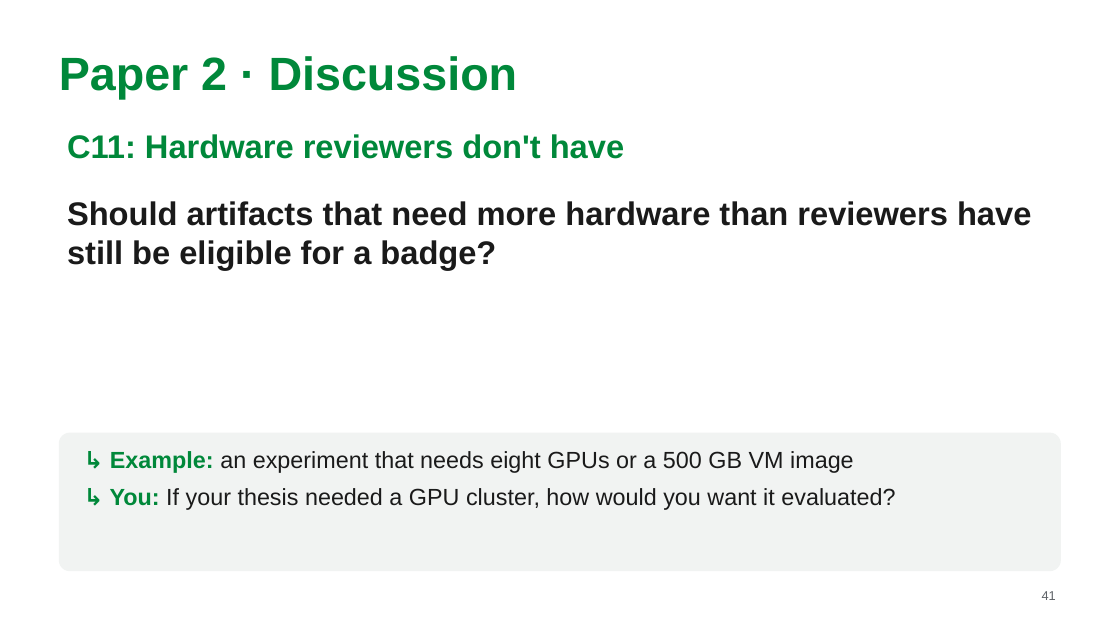
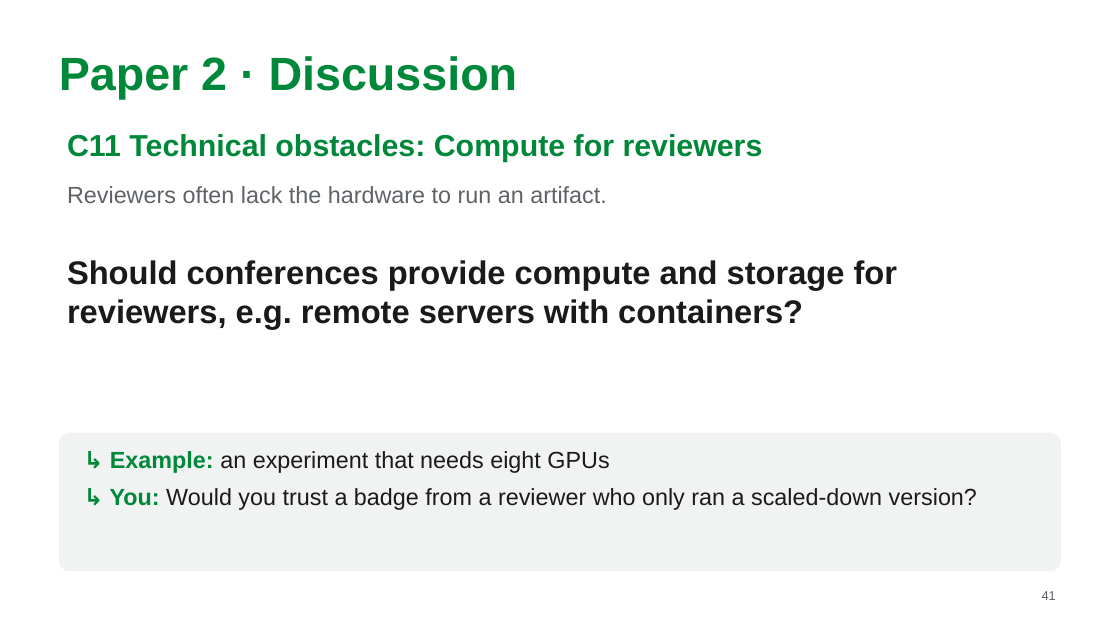
Before and after one commit to MarkAndreDuesing/Reprod_Docs_And_Notes, a slide deck: slide 41 of Vorl_2/slides/lecture2-team-paper2.pptx. Drawn at 1120x630 pixels with LibreOffice and Linux fonts; fonts in the diff are those of the drawing. Boxes give left, top, right and bottom in pixels: in the first picture for what was removed or moved away, otherwise in the second. Text is boxed around its words. In the diff, an @@ line names an element or a change of style, - is before the commit and + after.

```diff
--- a/Vorl_2/slides/lecture2-team-paper2.pptx
+++ b/Vorl_2/slides/lecture2-team-paper2.pptx
@@ text at <box>67,134,763,162</box>: text changed; size 28 to 26 pt @@
-C11: Hardware reviewers don't have
+C11 Technical obstacles: Compute for reviewers
@@ text removed at <box>67,201,1031,270</box> @@
-Should artifacts that need more hardware than reviewers have still be eligible for a badge?
@@ text added at <box>67,186,607,203</box>, 20 pt, text #5F6368 @@
+Reviewers often lack the hardware to run an artifact.
@@ text added at <box>67,260,897,329</box>, 28 pt, text #1A1A1A, bold @@
+Should conferences provide compute and storage for reviewers, e.g. remote servers with containers?
@@ text at <box>110,451,977,510</box>: text changed @@
-↳ Example: an experiment that needs eight GPUs or a 500 GB VM image
-↳ You: If your thesis needed a GPU cluster, how would you want it evaluated?
+↳ Example: an experiment that needs eight GPUs
+↳ You: Would you trust a badge from a reviewer who only ran a scaled-down version?
```
Also in this commit, not shown: 18 other slides changed, 2 other files.
